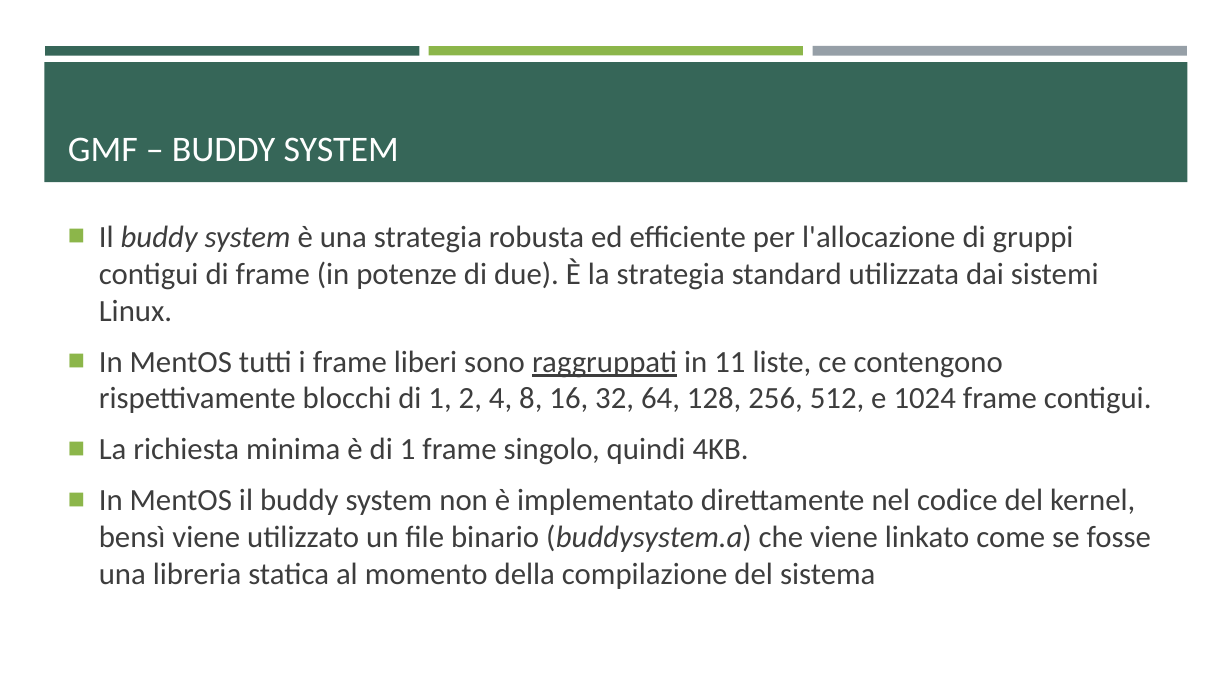
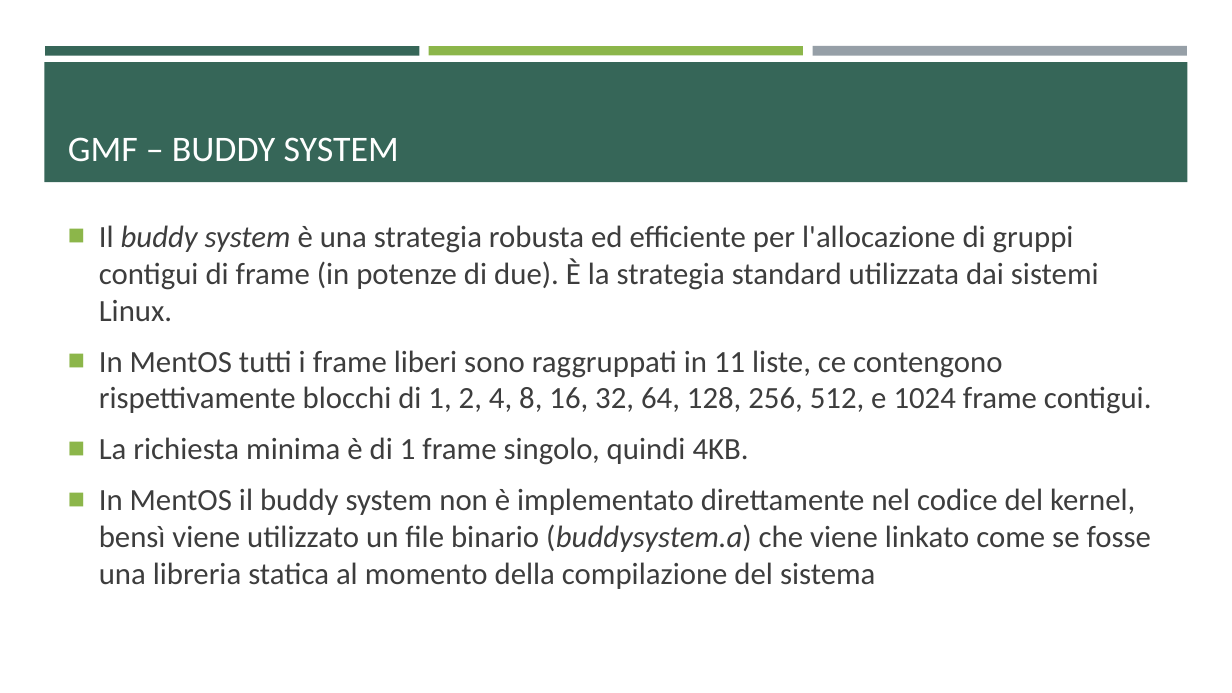
Before and after one commit to ProgrammazioneDiSistema2023-IA-ZZ/Group04, a slide deck: slide 20 of MentOS - Gestione Della Memoria.pptx. Drawn at 1232x693 pixels with LibreOffice and Linux fonts; fonts in the diff are those of the drawing. Boxes give left, top, right and bottom in pixels: in the first picture for what was removed or moved away, otherwise in the second. Text is boxed around its words. In the diff, an @@ line names an element or a change of style, - is before the commit and + after.

Commit message:
Added buddy implementation slides and fixed mem ones

```diff
--- a/MentOS - Gestione Della Memoria.pptx
+++ b/MentOS - Gestione Della Memoria.pptx
@@ text at bbox=[99, 350, 1152, 414]: underline off in "raggruppati" @@
```
Also in this commit, not shown: 1 other slide changed, 1 other file.
